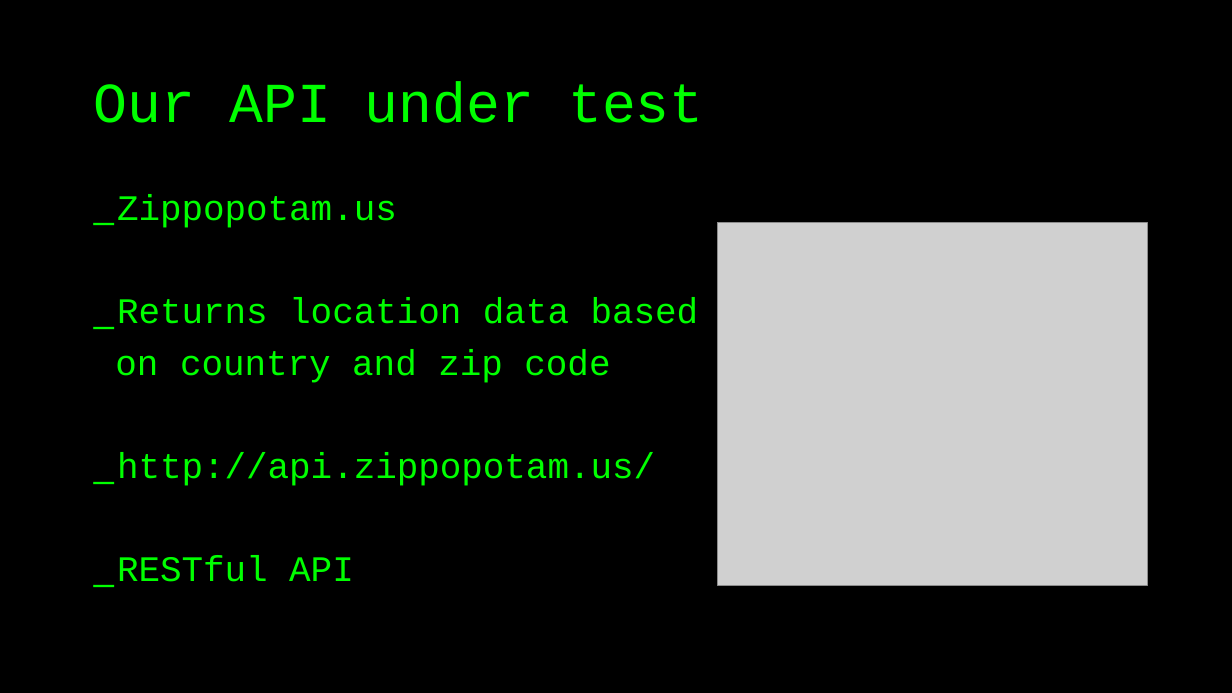
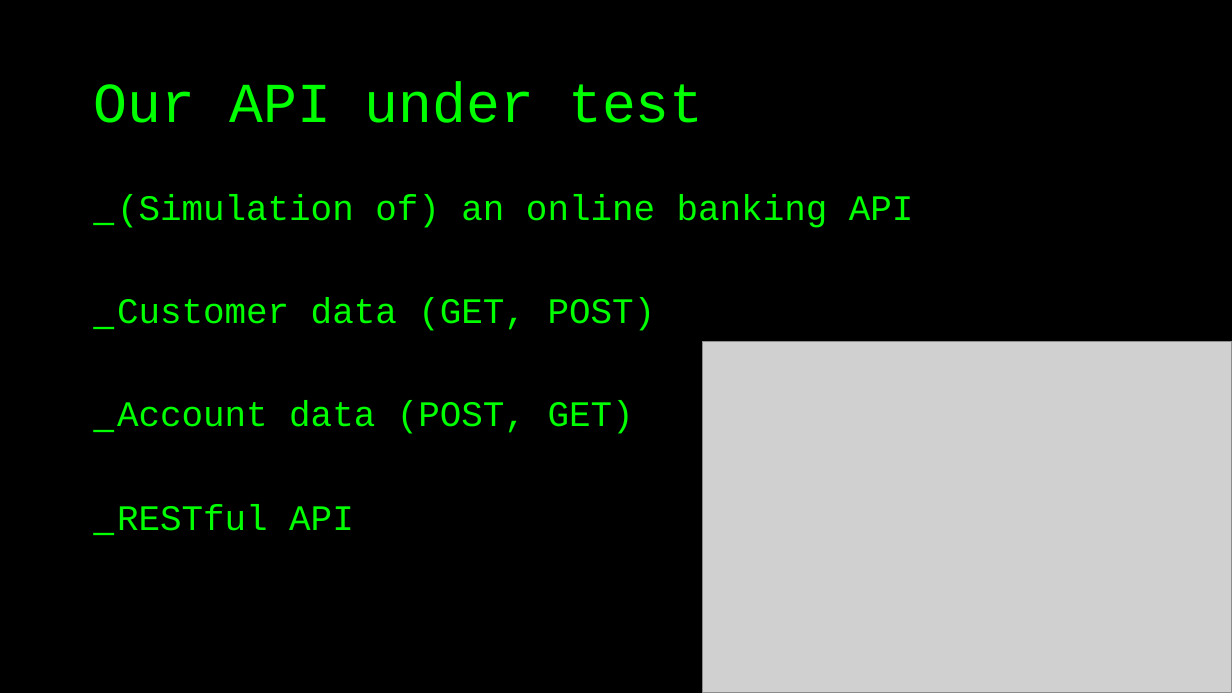
Before and after one commit to basdijkstra/rest-assured-workshop, a slide deck: slide 36 of RestAssuredWorkshop.pptx. Drawn at 1232x693 pixels with LibreOffice and Linux fonts; fonts in the diff are those of the drawing; grey boxes stand for pictures. Boxes give left, top, right and bottom in pixels: in the first picture for what was removed or moved away, otherwise in the second. Text is boxed around its words. In the diff, an @@ line names an element or a change of style, - is before the commit and + after.

Commit message:
Update slides

```diff
--- a/RestAssuredWorkshop.pptx
+++ b/RestAssuredWorkshop.pptx
@@ text at (x1=117, y1=194, x2=914, y2=434): text changed @@
-_ Zippopotam.us
-_ Returns location data based
-on country and zip code
-_ http://api.zippopotam.us/
+_ (Simulation of) an online banking API
+_ Customer data (GET, POST)
+_ Account data (POST, GET)
@@ picture removed at (x1=718, y1=223, x2=1148, y2=586) @@
@@ picture added at (x1=702, y1=341, x2=1232, y2=693) @@
```
Also in this commit, not shown: 4 other slides changed, 1 slide removed, 2 other files.
